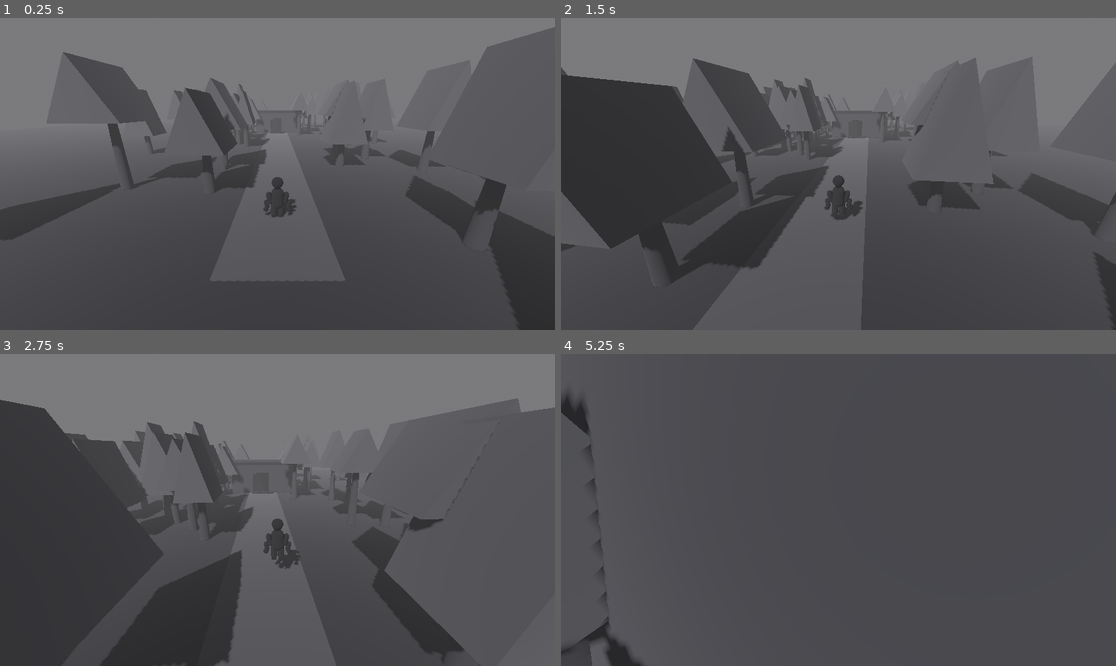
Above: before the commit, frames 1-4 (two rows, left to right).
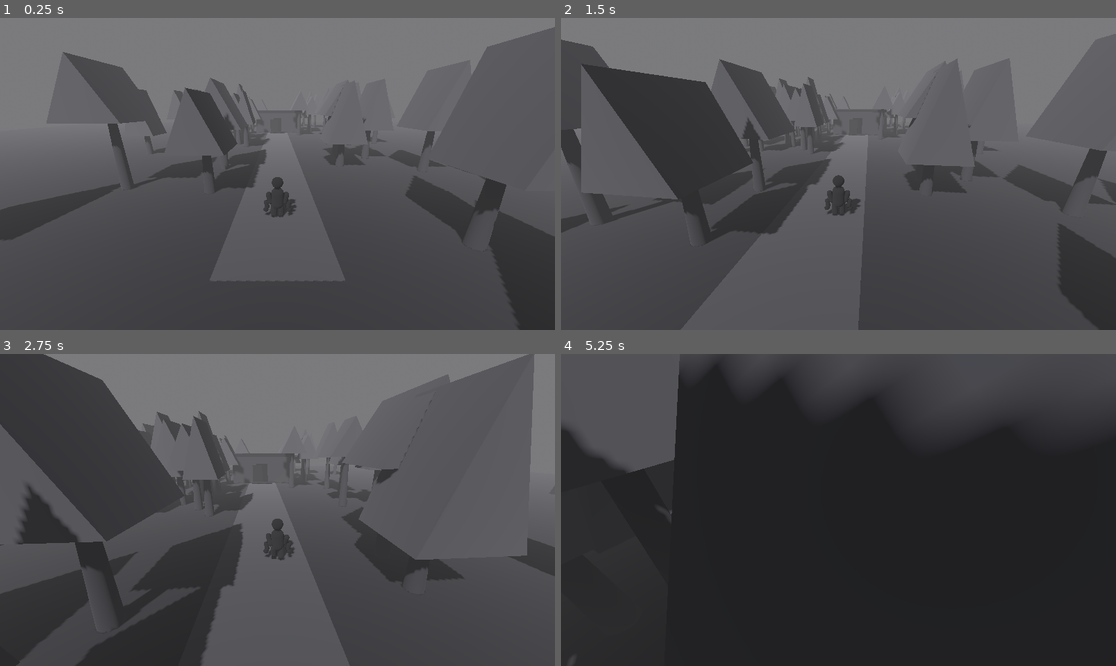
Above: after the commit, the same moments.

Repository: leto98/Monochrome
Game: Godot game, scene res://scenes/main.tscn
The game is run twice, just before and just after one commit, with the same random seed, the same clock (stepped at 60 frames per second) and the same inputs.
Inputs (mouse positions are in pixels of both pictures, inside the frame that each line leads up to):
- Up to frame 1 (0.25 s): no input
- Up to frame 2 (1.5 s): tap Enter at 0.5, 0.6 s; move the mouse to (866, 174) at 0.52 s; hold Shift 0.53-1.28 s; hold W from 0.53 s (still down); tap Space at 0.77, 1.07 s; move the mouse to (810, 174) at 1.27 s; tap Shift at 1.35 s
- Up to frame 3 (2.75 s): keep holding W; tap Space at 1.52, 1.82 s; tap E at 1.55, 2.1 s; move the mouse to (288, 503) at 2.02 s; hold Space from 2.03 s (still down)
- Up to frame 4 (5.25 s): move the mouse to (832, 516) at 2.77 s; release Space at 2.78 s; tap Space at 2.85, 3.02, 3.32, 3.77, 4.07, 4.52, 4.82 s; tap Enter at 3.05, 3.6 s; move the mouse to (877, 513) at 3.52 s; hold Shift 3.53-4.28 s; tap Escape at 4.15 s; move the mouse to (672, 463) at 4.27 s; release W at 4.28 s; hold A 4.28-5.03 s; tap Shift at 4.35 s; click (672, 463) at 4.42 s; tap E at 4.55, 5.1 s; move the mouse to (844, 510) at 5.02 s; hold W from 5.03 s (still down); hold Space from 5.03 s (still down)

The runs differ from the first frame. In frame 1, less than 0.1% of the frame differs, in the area x 13-79%, y 11-38%; in frame 2, 20%; in frame 3, 22%; in frame 4, 80%, in the area x 0-100%, y 0-100%.

Commit message:
Add responsive movement physics and limb animations

Diff:
--- a/scripts/player.gd
+++ b/scripts/player.gd
@@ -1,52 +1,120 @@
 extends CharacterBody3D
 
-const WALK_SPEED := 4.0
-const RUN_SPEED := 6.5
-const JUMP_VELOCITY := 4.5
-const GRAVITY := 12.0
+# Movement tuned for a responsive, slightly weighty third-person character.
+const WALK_SPEED := 3.6
+const RUN_SPEED := 6.2
+const GROUND_ACCELERATION := 18.0
+const GROUND_FRICTION := 22.0
+const AIR_ACCELERATION := 5.0
+const JUMP_VELOCITY := 5.2
+const GRAVITY := 16.0
 const MOUSE_SENSITIVITY := 0.0025
 const MIN_CAMERA_PITCH := deg_to_rad(-55.0)
 const MAX_CAMERA_PITCH := deg_to_rad(25.0)
+const WALK_ANIMATION_SPEED := 8.5
+const RUN_ANIMATION_SPEED := 12.0
 
 @onready var camera: Camera3D = $Camera3D
+@onready var left_arm: Node3D = get_node_or_null("UpperArm_L")
+@onready var right_arm: Node3D = get_node_or_null("UpperArm_R")
+@onready var left_forearm: Node3D = get_node_or_null("Forearm_L")
+@onready var right_forearm: Node3D = get_node_or_null("Forearm_R")
+@onready var left_leg: Node3D = get_node_or_null("Leg_L")
+@onready var right_leg: Node3D = get_node_or_null("Leg_R")
+@onready var left_foot: Node3D = get_node_or_null("Foot_L")
+@onready var right_foot: Node3D = get_node_or_null("Foot_R")
+
+var jump_requested := false
+var animation_time := 0.0
+var movement_amount := 0.0
 
 func _ready() -> void:
-    camera.look_at(global_position + Vector3(0.0, 0.8, 0.0), Vector3.UP)
-    Input.mouse_mode = Input.MOUSE_MODE_CAPTURED
+	camera.look_at(global_position + Vector3(0.0, 0.8, 0.0), Vector3.UP)
+	Input.mouse_mode = Input.MOUSE_MODE_CAPTURED
 
 func _input(event: InputEvent) -> void:
-    if event is InputEventMouseMotion and Input.mouse_mode == Input.MOUSE_MODE_CAPTURED:
-        rotate_y(-event.relative.x * MOUSE_SENSITIVITY)
-        camera.rotate_x(-event.relative.y * MOUSE_SENSITIVITY)
-        camera.rotation.x = clampf(camera.rotation.x, MIN_CAMERA_PITCH, MAX_CAMERA_PITCH)
-    elif event is InputEventKey and event.pressed and not event.echo:
-        if event.keycode == KEY_ESCAPE:
-            Input.mouse_mode = Input.MOUSE_MODE_VISIBLE
-        elif event.keycode == KEY_ENTER and Input.mouse_mode == Input.MOUSE_MODE_VISIBLE:
-            Input.mouse_mode = Input.MOUSE_MODE_CAPTURED
-    elif event is InputEventMouseButton and event.pressed and Input.mouse_mode == Input.MOUSE_MODE_VISIBLE:
-        Input.mouse_mode = Input.MOUSE_MODE_CAPTURED
+	if event is InputEventMouseMotion and Input.mouse_mode == Input.MOUSE_MODE_CAPTURED:
+		rotate_y(-event.relative.x * MOUSE_SENSITIVITY)
+		camera.rotate_x(-event.relative.y * MOUSE_SENSITIVITY)
+		camera.rotation.x = clampf(camera.rotation.x, MIN_CAMERA_PITCH, MAX_CAMERA_PITCH)
+	elif event is InputEventKey and event.pressed and not event.echo:
+		if event.keycode == KEY_ESCAPE:
+			Input.mouse_mode = Input.MOUSE_MODE_VISIBLE
+		elif event.keycode == KEY_ENTER and Input.mouse_mode == Input.MOUSE_MODE_VISIBLE:
+			Input.mouse_mode = Input.MOUSE_MODE_CAPTURED
+		elif event.keycode == KEY_SPACE:
+			jump_requested = true
+	elif event is InputEventMouseButton and event.pressed and Input.mouse_mode == Input.MOUSE_MODE_VISIBLE:
+		Input.mouse_mode = Input.MOUSE_MODE_CAPTURED
 
 func _physics_process(delta: float) -> void:
-    if not is_on_floor():
-        velocity.y -= GRAVITY * delta
+	# Gravity applies only while airborne; landing is handled by move_and_slide().
+	if not is_on_floor():
+		velocity.y -= GRAVITY * delta
 
-    if Input.is_key_pressed(KEY_SPACE) and is_on_floor():
-        velocity.y = JUMP_VELOCITY
+	# Jump is triggered once per key press, not repeatedly while Space is held.
+	if jump_requested and is_on_floor():
+		velocity.y = JUMP_VELOCITY
+	jump_requested = false
 
-    var input_dir := Vector2.ZERO
-    if Input.is_key_pressed(KEY_A) or Input.is_key_pressed(KEY_LEFT):
-        input_dir.x -= 1.0
-    if Input.is_key_pressed(KEY_D) or Input.is_key_pressed(KEY_RIGHT):
-        input_dir.x += 1.0
-    if Input.is_key_pressed(KEY_W) or Input.is_key_pressed(KEY_UP):
-        input_dir.y -= 1.0
-    if Input.is_key_pressed(KEY_S) or Input.is_key_pressed(KEY_DOWN):
-        input_dir.y += 1.0
+	var input_dir := Vector2.ZERO
+	if Input.is_key_pressed(KEY_A) or Input.is_key_pressed(KEY_LEFT):
+		input_dir.x -= 1.0
+	if Input.is_key_pressed(KEY_D) or Input.is_key_pressed(KEY_RIGHT):
+		input_dir.x += 1.0
+	if Input.is_key_pressed(KEY_W) or Input.is_key_pressed(KEY_UP):
+		input_dir.y -= 1.0
+	if Input.is_key_pressed(KEY_S) or Input.is_key_pressed(KEY_DOWN):
+		input_dir.y += 1.0
 
-    input_dir = input_dir.normalized()
-    var move_dir := (global_transform.basis * Vector3(input_dir.x, 0.0, input_dir.y)).normalized()
-    var speed := RUN_SPEED if Input.is_key_pressed(KEY_SHIFT) else WALK_SPEED
-    velocity.x = move_dir.x * speed
-    velocity.z = move_dir.z * speed
-    move_and_slide()
+	input_dir = input_dir.normalized()
+	var move_dir := (global_transform.basis * Vector3(input_dir.x, 0.0, input_dir.y)).normalized()
+	var target_speed := RUN_SPEED if Input.is_key_pressed(KEY_SHIFT) else WALK_SPEED
+	var target_velocity := move_dir * target_speed
+	var horizontal_velocity := Vector3(velocity.x, 0.0, velocity.z)
+	var acceleration := GROUND_ACCELERATION if is_on_floor() else AIR_ACCELERATION
+
+	if input_dir.length_squared() > 0.0:
+		horizontal_velocity = horizontal_velocity.move_toward(target_velocity, acceleration * delta)
+	else:
+		horizontal_velocity = horizontal_velocity.move_toward(Vector3.ZERO, GROUND_FRICTION * delta if is_on_floor() else AIR_ACCELERATION * delta)
+
+	velocity.x = horizontal_velocity.x
+	velocity.z = horizontal_velocity.z
+	move_and_slide()
+	_update_limb_animation(delta, input_dir.length())
+
+func _update_limb_animation(delta: float, input_strength: float) -> void:
+	var horizontal_speed := Vector2(velocity.x, velocity.z).length()
+	var is_running := Input.is_key_pressed(KEY_SHIFT)
+	var is_moving := is_on_floor() and input_strength > 0.0 and horizontal_speed > 0.2
+
+	if is_moving:
+		var cycle_speed := RUN_ANIMATION_SPEED if is_running else WALK_ANIMATION_SPEED
+		animation_time += delta * cycle_speed
+		movement_amount = move_toward(movement_amount, 1.0, delta * 7.0)
+	else:
+		movement_amount = move_toward(movement_amount, 0.0, delta * 6.0)
+
+	var swing := sin(animation_time) * 0.48 * movement_amount
+	var opposite_swing := sin(animation_time + PI) * 0.48 * movement_amount
+	var air_pose := 0.0
+	if not is_on_floor():
+		air_pose = clampf(velocity.y / JUMP_VELOCITY, -1.0, 1.0) * 0.12
+
+	if left_leg:
+		left_leg.rotation.x = swing + air_pose
+	if right_leg:
+		right_leg.rotation.x = opposite_swing + air_pose
+	if left_arm:
+		left_arm.rotation.x = opposite_swing - air_pose
+	if right_arm:
+		right_arm.rotation.x = swing - air_pose
+	if left_forearm:
+		left_forearm.rotation.x = opposite_swing * 0.45
+	if right_forearm:
+		right_forearm.rotation.x = swing * 0.45
+	if left_foot:
+		left_foot.rotation.x = swing * 0.25
+	if right_foot:
+		right_foot.rotation.x = opposite_swing * 0.25
